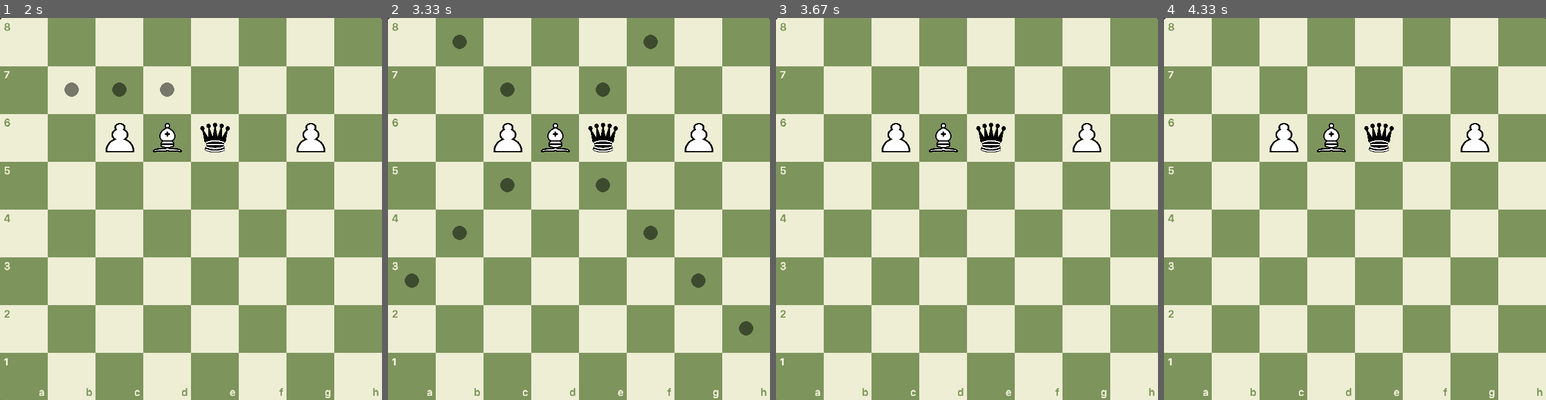
Above: before the commit, frames 1-4 (left to right).
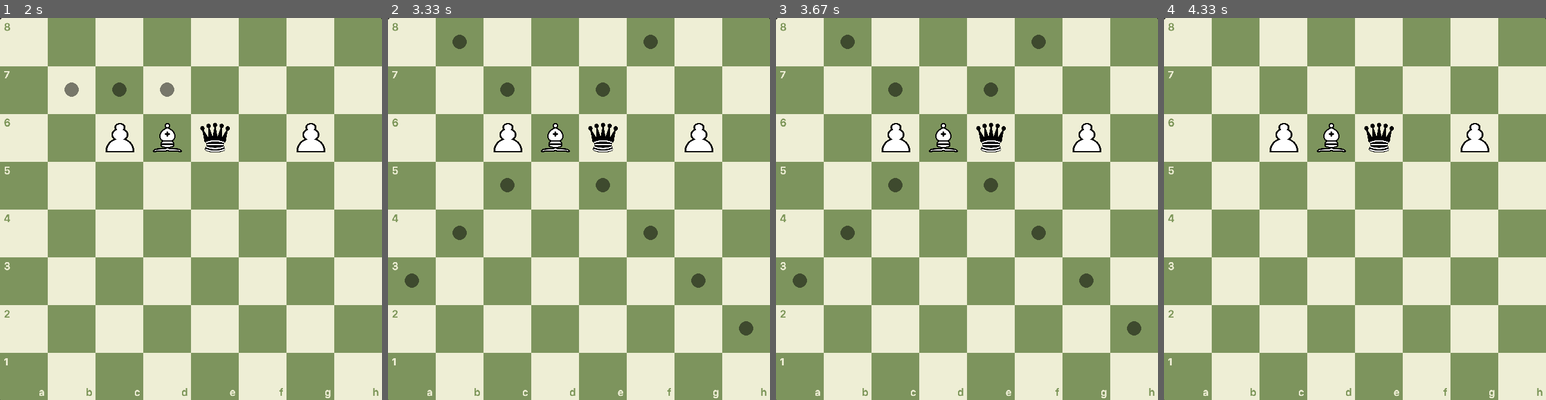
Above: after the commit, the same moments.

Repository: AdamAziz1998/chess
Game: pygame game, started from chess_pygame/game.py
The game is run twice, just before and just after one commit, with the same random seed, the same clock (stepped at 60 frames per second) and the same inputs.
Inputs (mouse positions are in pixels of both pictures, inside the frame that each line leads up to):
- Up to frame 1 (2 s): click (191, 209) at 0.38 s; click (99, 212) at 0.78 s; move the mouse to (99, 132) at 1.53 s; click (99, 132) at 1.7 s
- Up to frame 2 (3.33 s): click (559, 308) at 2.25 s; click (567, 144) at 2.95 s; move the mouse to (517, 82) at 3.28 s
- Up to frame 3 (3.67 s): click (905, 82) at 3.6 s
- Up to frame 4 (4.33 s): move the mouse to (1473, 201) at 3.97 s; click (1473, 201) at 4.3 s

Frames 1-2 are identical in both runs. In frame 3, 1.2% of the frame differs, in the area x 4-96%, y 4-84%; in frame 4, nothing differs.

Commit message:
setting up to make a move in game.py, also made another file implimenting the move. However I have not yet connected this to pygame

Diff:
--- a/chess_pygame/game.py
+++ b/chess_pygame/game.py
@@ -12,6 +12,7 @@
     find_closest_center_to_click,
     coord_to_index
 )
+from gameplay.moving_a_piece import make_move
 from game_objects.board import board
 from legal_moves.moves1_piece_bounds import moves_piece_bounded1
 
@@ -44,8 +45,9 @@
 
 BACKGROUND = pygame.transform.scale(pygame.image.load(os.path.join('images', 'board.png')), (WIDTH, HIEGHT))
 PIECE_SELECTED = False
-MY_TEAM = 'w'
+TEAM = 'w'
 PREVIOUS_SELECTED_COORDS = (-10, -10)
+SELECTED_MOVES_INDEX = []
 
 def blit_pieces(board): #this will be in the order as the pieces below
     for i_row in range(7):
@@ -80,7 +82,7 @@
             WIN.blit(circle1, pygame_move_coord)
 
 def draw_window():
-    global PIECE_SELECTED, PREVIOUS_SELECTED_COORDS
+    global PIECE_SELECTED, PREVIOUS_SELECTED_COORDS, SELECTED_MOVES_INDEX, TEAM
 
     WIN.blit(BACKGROUND, (0, 0))
 
@@ -93,21 +95,26 @@
 
         #convert back to list index
         index = coord_to_index(square_center_coords)
+        moves = moves_piece_bounded1(board, index)
 
-
-        #here we need to check if the moves are from this team or a different team
-        #if its from this team then show the potential moves for this piece
-        #if its not from my team then new nested if condition below
-        #if i have a kill circle on this then kill function will go there
-
-        moves = moves_piece_bounded1(board, index)
-        if len(moves) != 0:
+        #if there is a piece in my team
+        if type(board[index[0]][index[1]]) != str and board[index[0]][index[1]].team == TEAM:
             PIECE_SELECTED = True
             PREVIOUS_SELECTED_COORDS = index
+            SELECTED_MOVES_INDEX = [i.location_index for i in moves]
+        #also if this is a move square
+        elif index in SELECTED_MOVES_INDEX:
+            1
+            ### later a move can be implimented here ###
         else:
             PIECE_SELECTED = False
 
-    if PIECE_SELECTED == True:
+        #what I want
+        # if clicked on a piece then show moves
+        # if not on a peice then if its a currently showing move then keep (have teams in for this because of kill moves)
+        # otherwise remove moves
+
+    if PIECE_SELECTED:
         moves = moves_piece_bounded1(board, PREVIOUS_SELECTED_COORDS)
         blit_moves(moves)
 
--- /dev/null
+++ b/gameplay/moving_a_piece.py
@@ -0,0 +1,13 @@
+import sys
+sys.path.append('../CHESS')
+
+from game_objects.board import board
+
+#location_index is the current location of the piece
+def make_move(board, piece_location_index, move_location_index):
+    i, j = piece_location_index
+    piece = board[i][j]
+    board[i][j] = '  '
+    i1, j1 = move_location_index
+    board[i1][j1] = piece
+    return board
--- a/legal_moves/moves1_piece_bounds.py
+++ b/legal_moves/moves1_piece_bounds.py
@@ -164,6 +164,3 @@
 board[5][3] = wb
 board[5][2] = wp
 board[5][6] = wp
-
-#board1 = display_bounded_moves1(board, (5, 4))
-#print(make_readable(board1))
